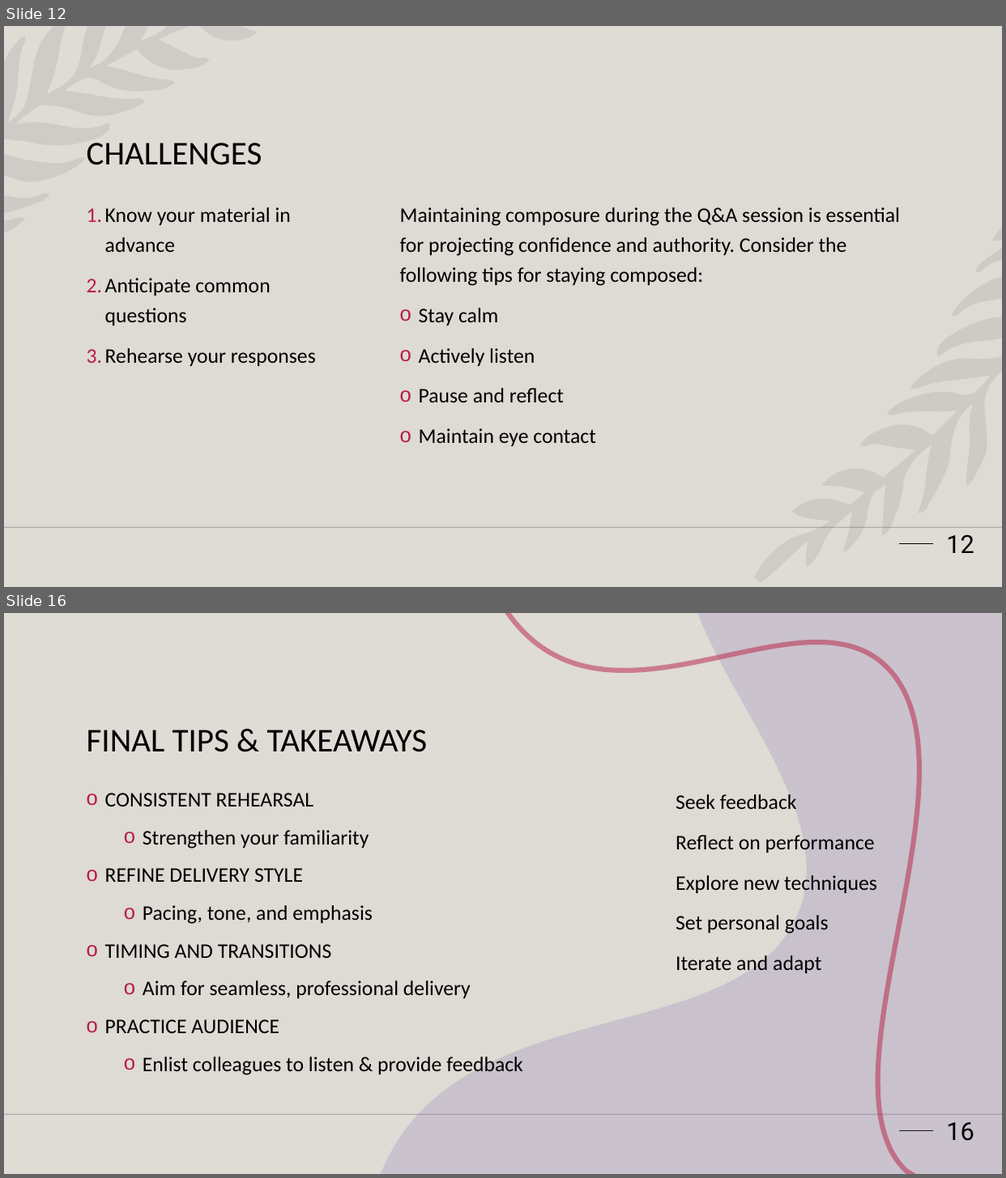
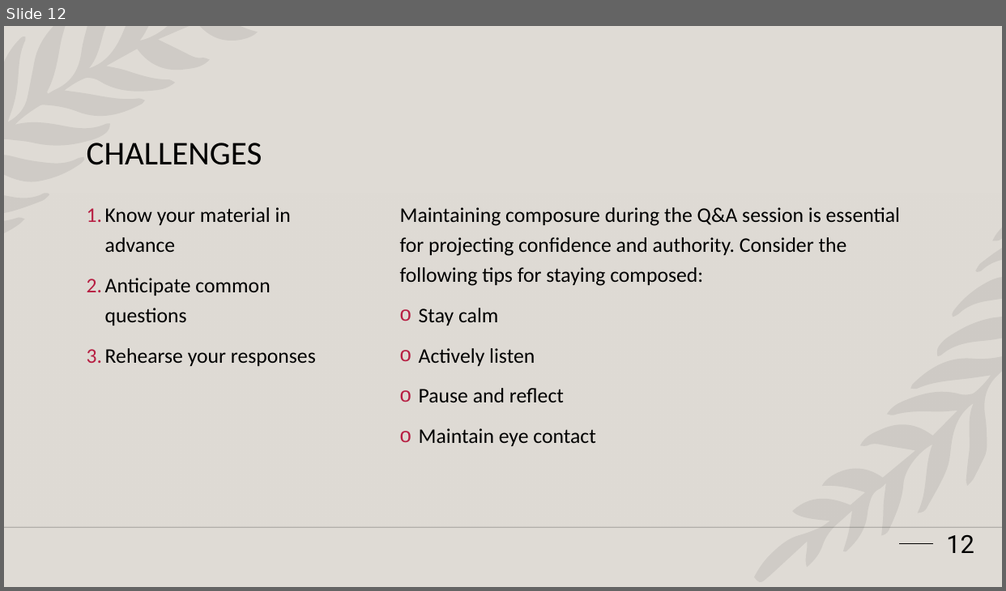
Before and after one commit to seli-hom/Unix-Final, a slide deck: Unix Presentation.pptx. Shown one above the other, each under a label of ours: slides 12 and 16 before the commit, slide 12 after it; the slides between them are not shown. The pictures are 1006x1178 and 1006x591 pixels, drawn with LibreOffice and Linux fonts; fonts in the diff are those of the drawing; background and template pictures are left out. Boxes give left, top, right and bottom in pixels: in the first picture for what was removed or moved away, otherwise in the second. Text is boxed around its words. In the diff, an @@ line names an element or a change of style, - is before the commit and + after.

```diff
--- a/Unix Presentation.pptx
+++ b/Unix Presentation.pptx
@@ slide 16 removed at (4,613,1002,1174), background #DFDBD5; not listed: 3 template elements that a slide beside it also shows @@
@@ freeform shape removed at (381,613,1002,1174) @@
@@ freeform shape removed at (506,613,919,1174) @@
@@ title removed at (87,730,428,752) @@
-FINAL TIPS & TAKEAWAYS
@@ text removed at (105,793,523,1076) @@
-o CONSISTENT REHEARSAL
-  o Strengthen your familiarity
-o REFINE DELIVERY STYLE
-  o Pacing, tone, and emphasis
-o TIMING AND TRANSITIONS
-  o Aim for seamless, professional delivery
-o PRACTICE AUDIENCE
-  o Enlist colleagues to listen & provide feedback
@@ text removed at (675,794,877,973) @@
-Seek feedback
-Reflect on performance
-Explore new techniques
-Set personal goals
-Iterate and adapt
@@ page number removed at (946,1122,974,1141) @@
-16
```
Also in this commit, not shown: 3 slides changed, 3 slides added, 7 other slides removed.
